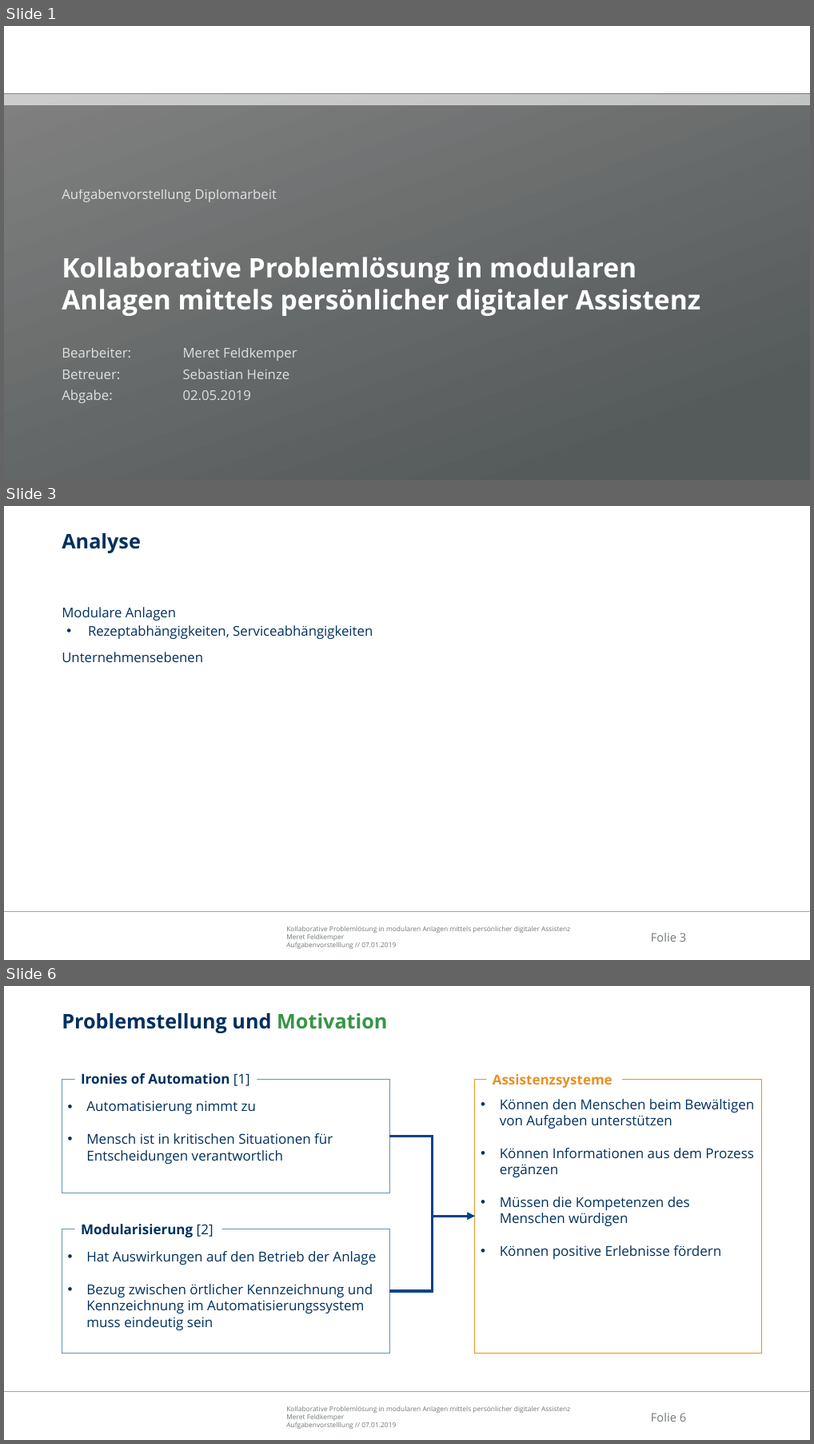
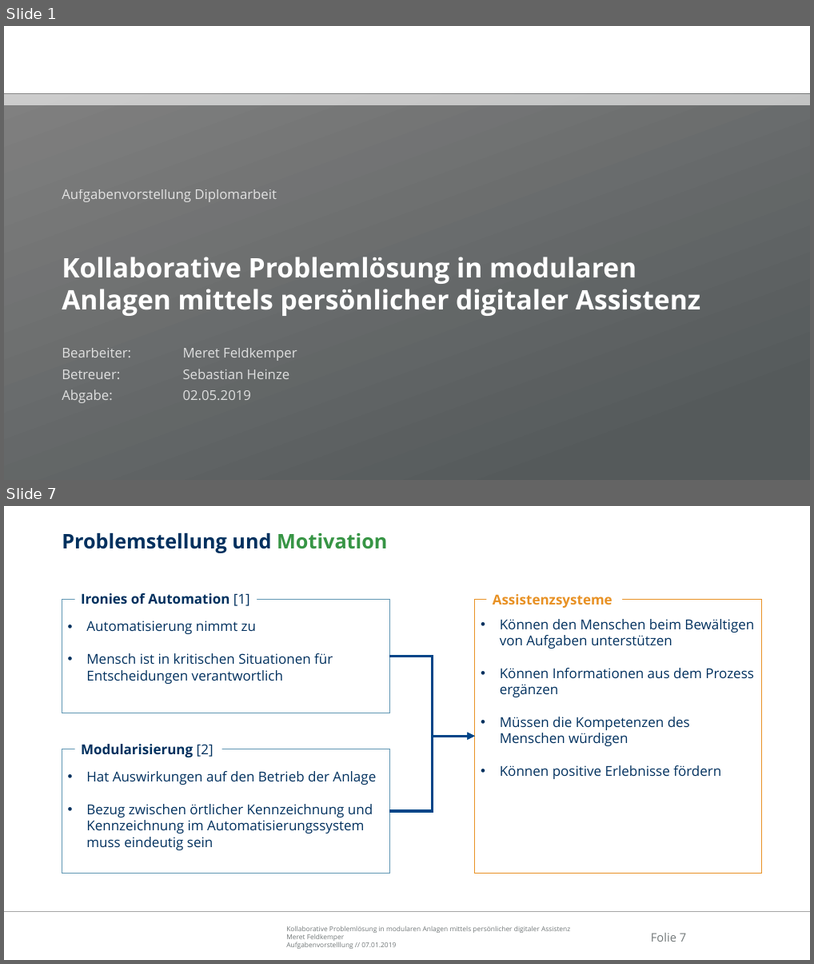
Before and after one commit to Ral3007/Diplomarbeit, a slide deck: Dokumente/Präsentationen/2019-01-24_DA_Feldkemper_Treffen_Krzywinski.pptx. Shown one above the other, each under a label of ours: slides 1, 3 and 6 before the commit, slides 1 and 7 after it; the slides between them are not shown. The pictures are 814x1444 and 814x964 pixels, drawn with LibreOffice and Linux fonts; fonts in the diff are those of the drawing; background and template pictures are left out. Boxes give left, top, right and bottom in pixels: in the first picture for what was removed or moved away, otherwise in the second. Text is boxed around its words. In the diff, an @@ line names an element or a change of style, - is before the commit and + after.

```diff
--- a/Dokumente/Präsentationen/2019-01-24_DA_Feldkemper_Treffen_Krzywinski.pptx
+++ b/Dokumente/Präsentationen/2019-01-24_DA_Feldkemper_Treffen_Krzywinski.pptx
@@ slide 3 removed at <box>4,506,810,960</box>, background #FFFFFF; not listed: 3 template elements that a slide beside it also shows @@
@@ title removed at <box>62,533,141,553</box> @@
-Analyse
@@ text removed at <box>62,607,373,662</box> @@
-Modulare Anlagen
-  • Rezeptabhängigkeiten, Serviceabhängigkeiten
-Unternehmensebenen
@@ what was slide 6 is now slide 7 @@
@@ page number at <box>651,932,686,941</box>: text changed @@
-Folie 6
+Folie 7
```
Also in this commit, not shown: 5 slides added, 3 other slides removed.
